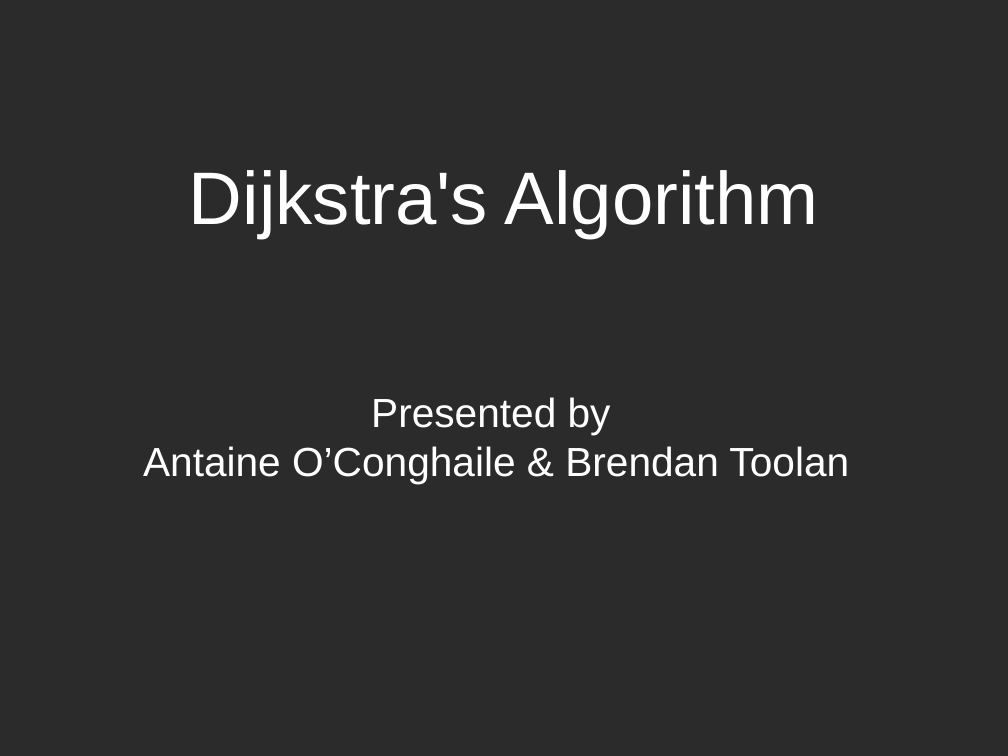
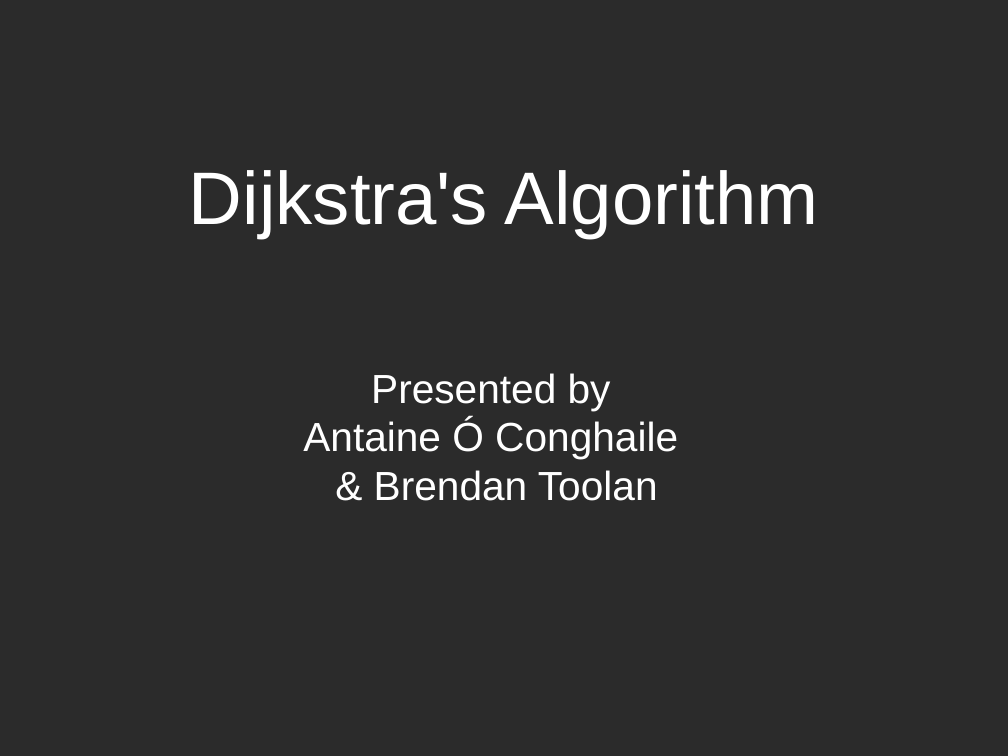
Before and after one commit to BrendanToolan/ResearchMethodsPresentation, a slide deck: slide 1 of research methods presentation.odp. Drawn at 1008x756 pixels with LibreOffice and Linux fonts; fonts in the diff are those of the drawing; background and template pictures are left out; a plain dark background stands for a picture behind light text. Boxes give left, top, right and bottom in pixels: in the first picture for what was removed or moved away, otherwise in the second. Text is boxed around its words. In the diff, an @@ line names an element or a change of style, - is before the commit and + after.

```diff
--- a/research methods presentation.odp
+++ b/research methods presentation.odp
@@ subtitle at (303,419,678,501): text changed @@
-Antaine O’Conghaile & Brendan Toolan
+Antaine Ó Conghaile
+& Brendan Toolan
```
Also in this commit, not shown: 4 other slides changed, 11 slides added, 1 other file.
